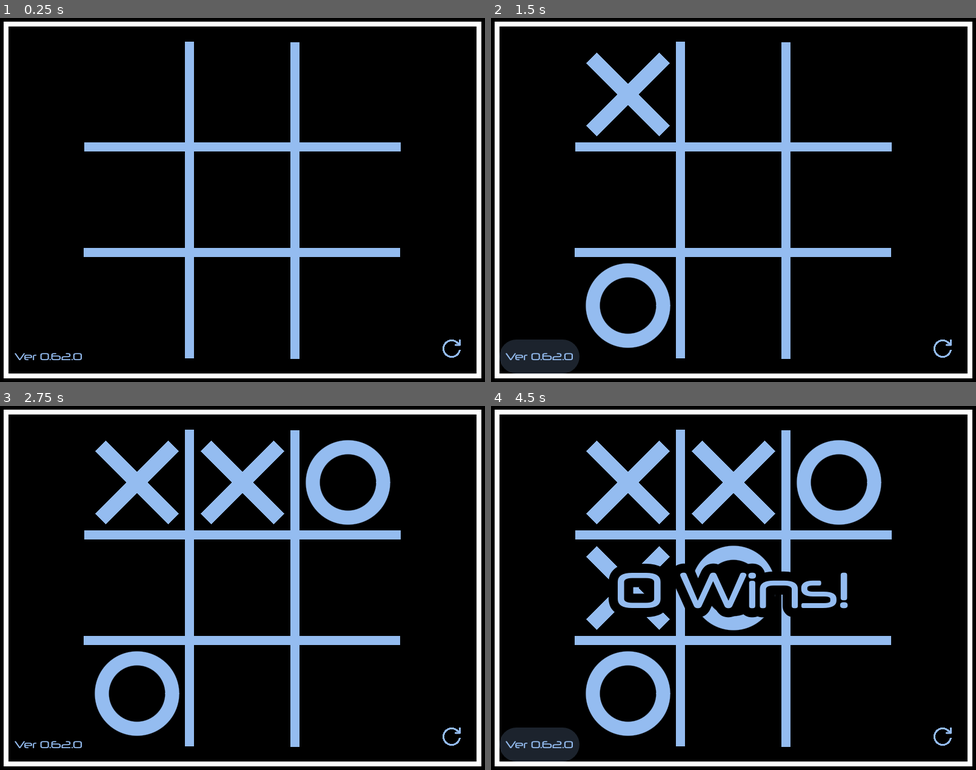
Above: before the commit, frames 1-4 (two rows, left to right).
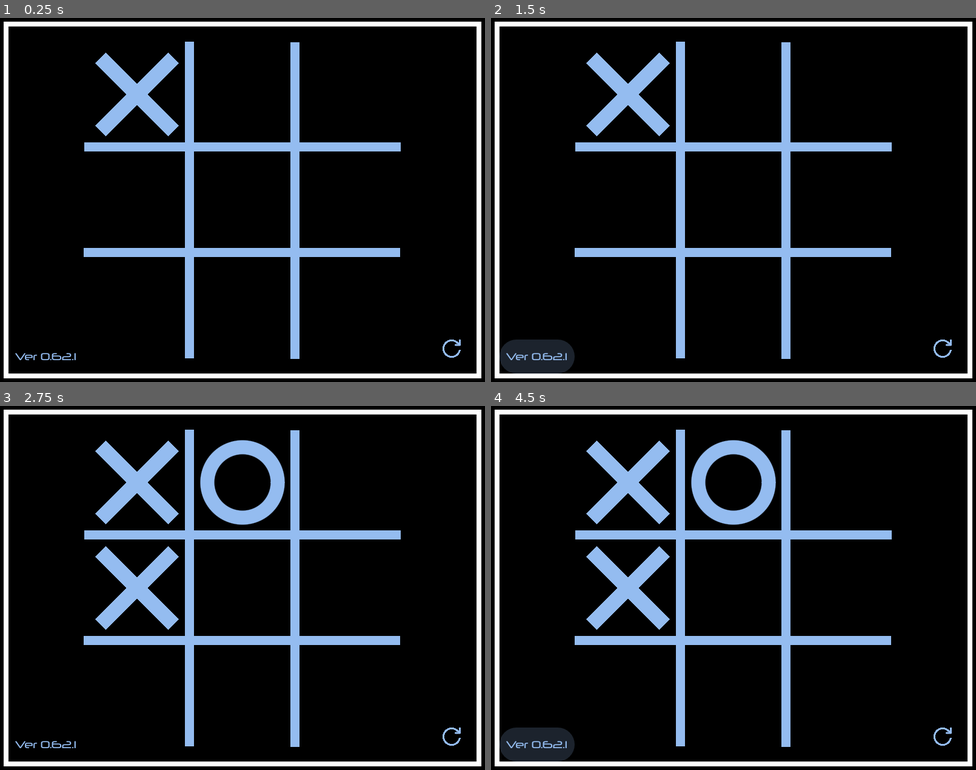
Above: after the commit, the same moments.

Repository: joshuafolkken/tic-tac-toe
Game: Godot game, scene res://scenes/main.tscn
Two runs of this game, one before a commit and one after it. Both use one fixed random seed, a clock stepped at 60 frames per second and the inputs below.
Inputs (mouse positions are in pixels of both pictures, inside the frame that each line leads up to):
- Up to frame 1 (0.25 s): no input
- Up to frame 2 (1.5 s): click (626, 94) at 0.52 s; click "Ver 0.62.0" (after the commit: "Ver 0.62.1") at 1.25 s
- Up to frame 3 (2.75 s): click (242, 482) at 2.02 s
- Up to frame 4 (4.5 s): click "Ver 0.62.0" (after the commit: "Ver 0.62.1") at 2.75 s; click (626, 588) at 3.52 s; click "Ver 0.62.0" (after the commit: "Ver 0.62.1") at 4.25 s

The runs differ from the first frame. In frame 1, 1.7% of the frame differs, in the area x 3-37%, y 9-94%; in frame 2, 2.0%; in frame 3, 7.9%; in frame 4, 9.8%, in the area x 3-81%, y 9-98%.

Commit message:
initial random move #205 fix

Diff:
--- a/project.godot
+++ b/project.godot
@@ -11,7 +11,7 @@
 [application]
 
 config/name="Tic Tac Toe"
-config/version="0.62.0"
+config/version="0.62.1"
 run/main_scene="res://scenes/main.tscn"
 config/features=PackedStringArray("4.3", "GL Compatibility")
 config/icon="res://icon.svg"
--- a/src/game_manager.gd
+++ b/src/game_manager.gd
@@ -15,6 +15,9 @@
 
 
 func emit_player_changed() -> void:
+	if is_ai_player():
+		await _handle_ai_move()
+
 	player_changed.emit(_current_player)
 
 
@@ -65,7 +68,7 @@
 
 
 func is_ai_player() -> bool:
-	return _is_ai_player_enabled and _current_player.is_o()
+	return _is_ai_player_enabled and _current_player.is_x()
 
 
 func _switch_player() -> void:
@@ -92,9 +95,6 @@
 
 	_switch_player()
 
-	if is_ai_player():
-		await _handle_ai_move()
-
 
 func make_move(board_position: BoardPosition) -> void:
 	if board_position.is_valid():
--- a/src/lib/ai_strategy/minimax_strategy.gd
+++ b/src/lib/ai_strategy/minimax_strategy.gd
@@ -73,24 +73,32 @@
 	return -best_score
 
 
+static func pick_random(available_positions: Array[BoardPosition]) -> BoardPosition:
+	available_positions = available_positions.filter(
+		func(position: BoardPosition) -> bool: return position.get_priority() >= 1
+	)
+
+	return available_positions.pick_random()
+
+
 func choose_move() -> BoardPosition:
 	_nodes_evaluated = 0
 
 	var available_positions := _board.get_empty_positions()
 
-	if available_positions.size() >= BoardPosition.MAX_SIZE ** 2 - 1:
-		available_positions = available_positions.filter(
-			func(position: BoardPosition) -> bool: return position.get_priority() >= 1
+	if available_positions.size() == BoardPosition.MAX_SIZE ** 2:
+		return pick_random(available_positions)
+
+	if available_positions.size() == BoardPosition.MAX_SIZE ** 2 - 1:
+		available_positions.sort_custom(
+			func(a: BoardPosition, b: BoardPosition) -> int:
+				return a.get_priority() > b.get_priority()
 		)
 
-		return available_positions.pick_random()
+		if available_positions[0].get_priority() == 2:
+			return available_positions[0]
 
-		# available_positions.sort_custom(
-		# 	func(a: BoardPosition, b: BoardPosition) -> int:
-		# 		return a.get_priority() > b.get_priority()
-		# )
-
-		# return available_positions[0]
+		return pick_random(available_positions)
 
 	var best_score := INITIAL_ALPHA
 	var best_position := available_positions[0]
